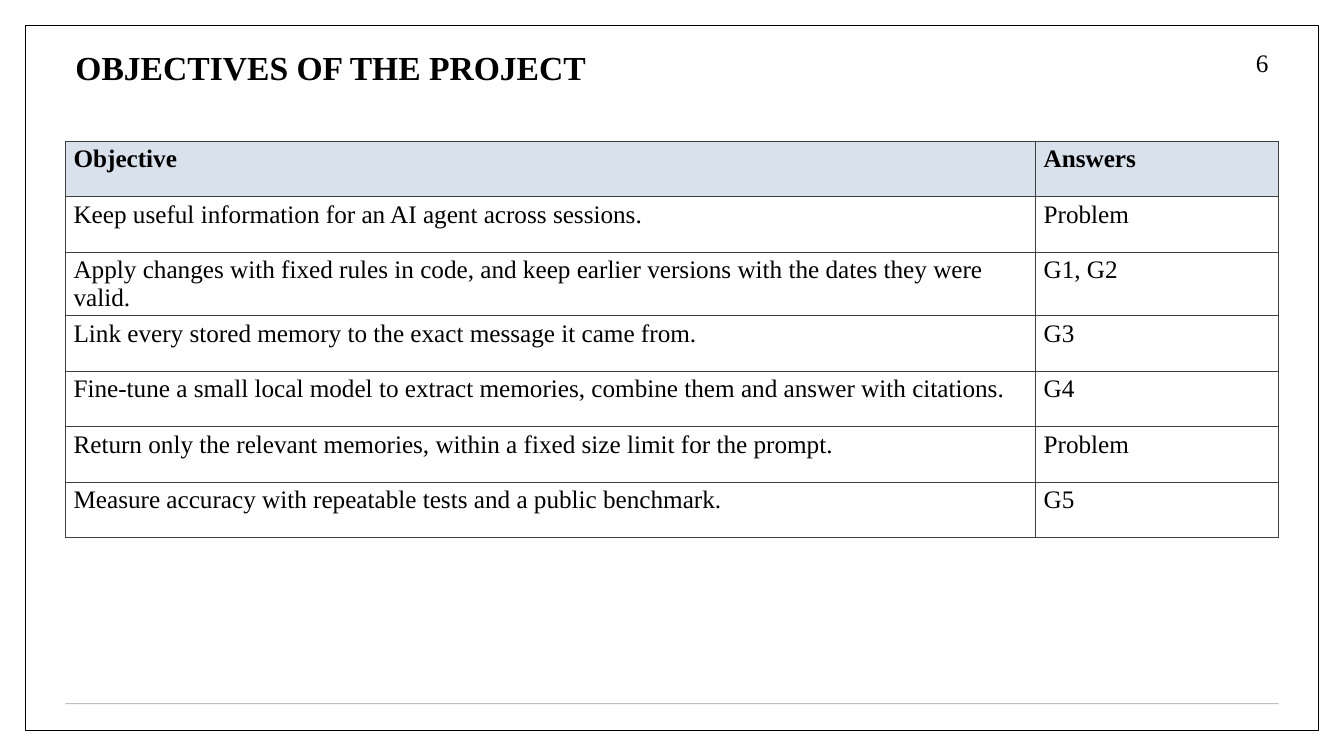
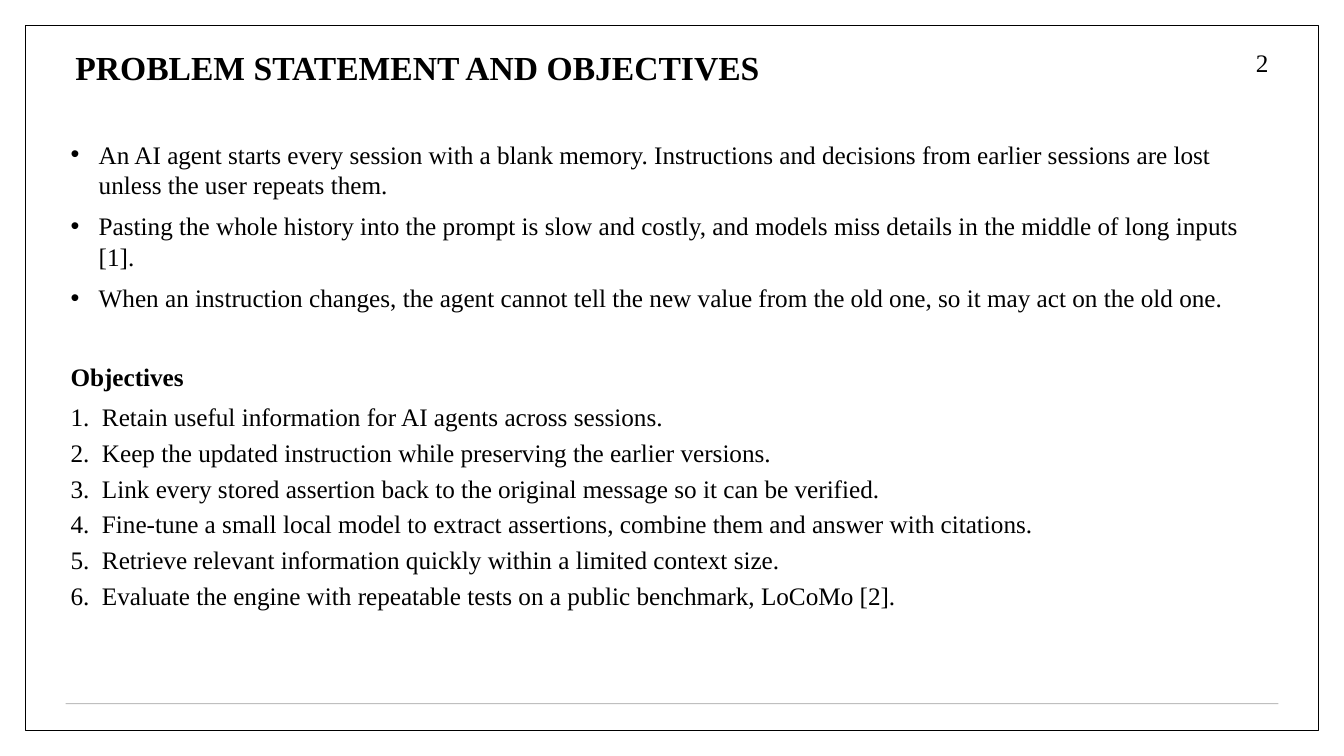
Before and after one commit to aryaniyaps/sdp-2026, a slide deck: slide 2 of P1_R2_13.pptx (slide 6 before the commit). Drawn at 1344x756 pixels with LibreOffice and Linux fonts; fonts in the diff are those of the drawing. Boxes give left, top, right and bottom in pixels: in the first picture for what was removed or moved away, otherwise in the second. Text is boxed around its words. In the diff, an @@ line names an element or a change of style, - is before the commit and + after.

Commit message:
Update the third project review slides and PDF

```diff
--- a/P1_R2_13.pptx
+++ b/P1_R2_13.pptx
@@ title at [75,57,760,81]: text changed @@
-OBJECTIVES OF THE PROJECT
+PROBLEM STATEMENT AND OBJECTIVES
@@ page number at [1256,55,1269,72]: text changed @@
-6
+2
@@ table removed at [66,141,1278,529], 7 rows, 2 columns @@
-Objective | Answers
-Keep useful information for an AI agent across sessions. | Problem
-Apply changes with fixed rules in code, and keep earlier versions with the dates they were valid. | G1, G2
-Link every stored memory to the exact message it came from. | G3
-Fine-tune a small local model to extract memories, combine them and answer with citations. | G4
-Return only the relevant memories, within a fixed size limit for the prompt. | Problem
-Measure accuracy with repeatable tests and a public benchmark. | G5
@@ text added at [99,146,1238,313], 18 pt, text #000000 @@
+• An AI agent starts every session with a blank memory. Instructions and decisions from earlier sessions are lost unless the user repeats them.
+• Pasting the whole history into the prompt is slow and costly, and models miss details in the middle of long inputs [1].
+• When an instruction changes, the agent cannot tell the new value from the old one, so it may act on the old one.
@@ text added at [71,368,184,392], 18 pt, text #000000, bold @@
+Objectives
@@ text added at [71,408,1033,611], 18 pt, text #000000 @@
+1. Retain useful information for AI agents across sessions.
+2. Keep the updated instruction while preserving the earlier versions.
+3. Link every stored assertion back to the original message so it can be verified.
+4. Fine-tune a small local model to extract assertions, combine them and answer with citations.
+5. Retrieve relevant information quickly within a limited context size.
+6. Evaluate the engine with repeatable tests on a public benchmark, LoCoMo [2].
```
Also in this commit, not shown: 12 other slides changed, 10 slides added, 19 slides removed, 1 other file.
